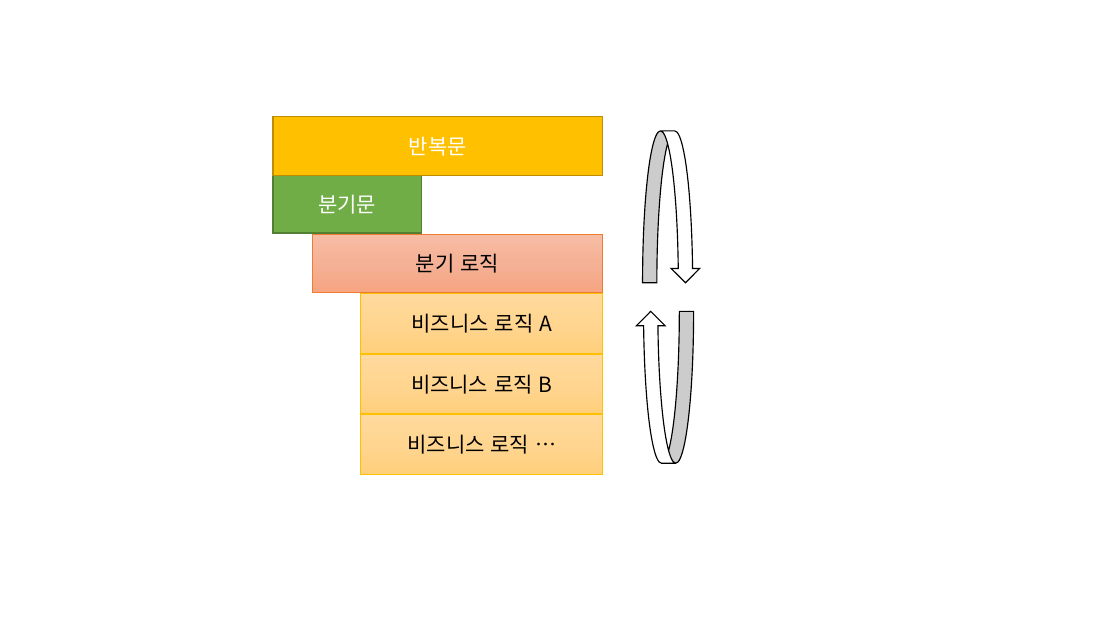
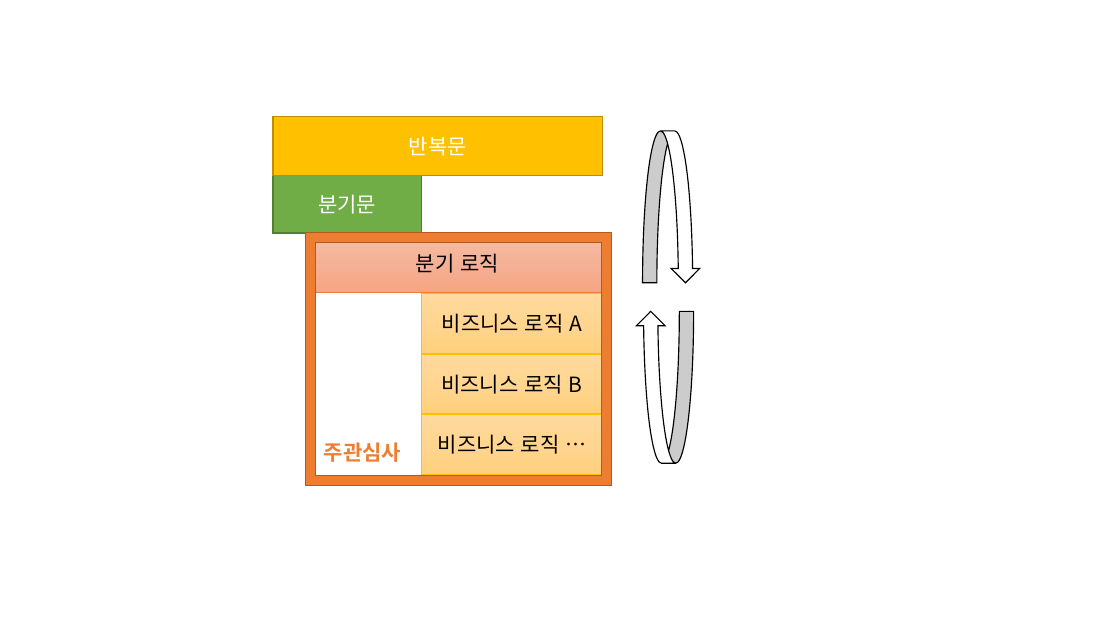
Before and after one commit to sculove/rxjs-book, a slide deck: slide 4 of docs/resources/resource.pptx. Drawn at 1120x630 pixels with LibreOffice and Linux fonts; fonts in the diff are those of the drawing. Boxes give left, top, right and bottom in pixels: in the first picture for what was removed or moved away, otherwise in the second. Text is boxed around its words. In the diff, an @@ line names an element or a change of style, - is before the commit and + after.

```diff
--- a/docs/resources/resource.pptx
+++ b/docs/resources/resource.pptx
@@ frame added at (306, 233, 612, 486), fill #ED7D31, outline #AF5C24 1 pt @@
@@ rectangle "비즈니스 로직 A": place and size @@
-rectangle "비즈니스 로직 A" at (360, 294, 602, 354)
+rectangle "비즈니스 로직 A" at (421, 294, 602, 354)
@@ rectangle "비즈니스 로직 B": place and size @@
-rectangle "비즈니스 로직 B" at (360, 355, 602, 414)
+rectangle "비즈니스 로직 B" at (421, 355, 602, 414)
@@ rectangle "비즈니스 로직 …": place and size @@
-rectangle "비즈니스 로직 …" at (360, 415, 602, 475)
+rectangle "비즈니스 로직 …" at (421, 415, 602, 475)
@@ text added at (324, 442, 401, 462), 18 pt, text #ED7D31, bold @@
+주관심사
```
Also in this commit, not shown: 1 other slide changed, 1 slide added, 5 other files.
